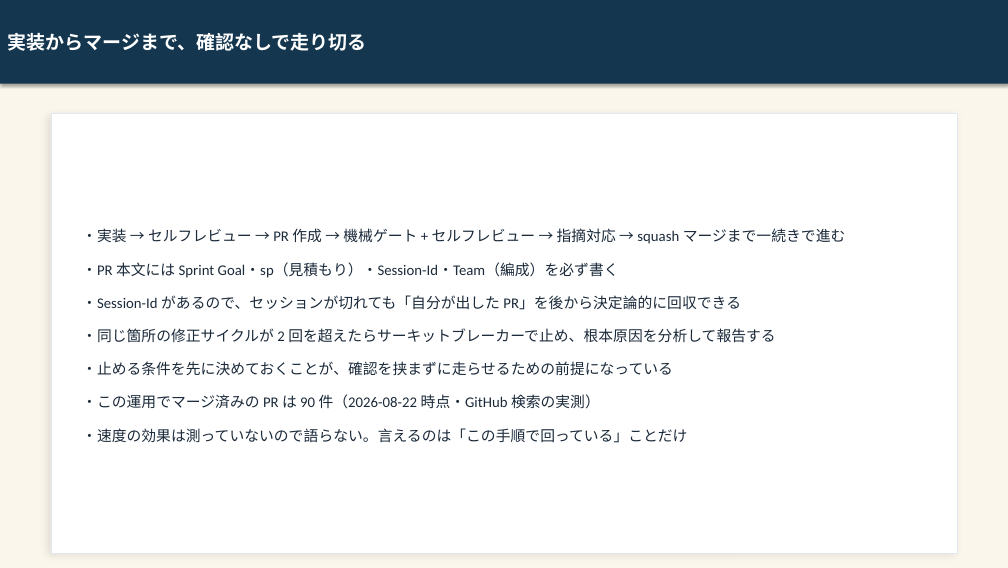
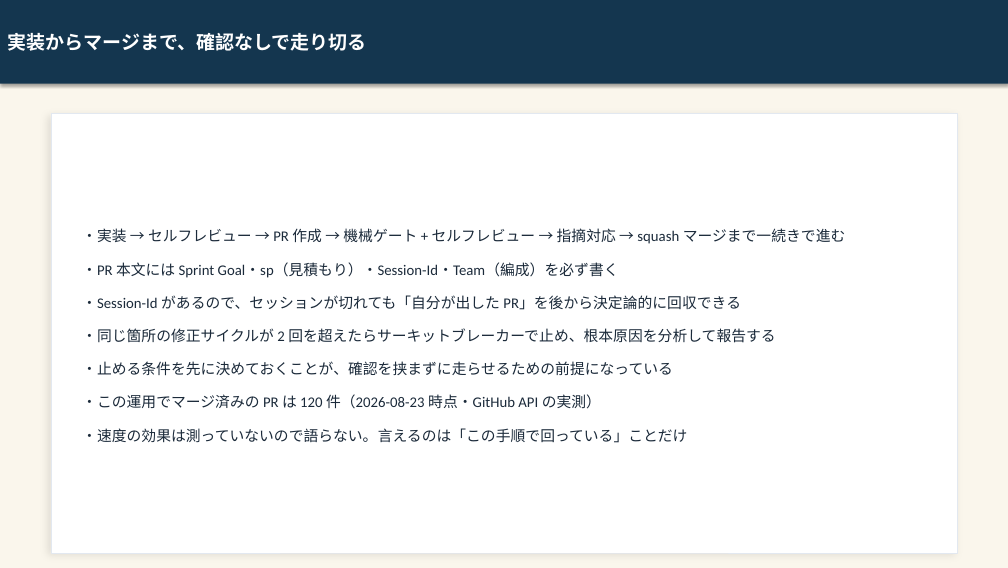
Before and after one commit to kai-kou/gem-hunter, a slide deck: slide 15 of content/slides/project-explanation-20260822/output/gem-hunter_text.pptx (slide 14 before the commit). Drawn at 1008x568 pixels with LibreOffice and Linux fonts; fonts in the diff are those of the drawing. Boxes give left, top, right and bottom in pixels: in the first picture for what was removed or moved away, otherwise in the second. Text is boxed around its words. In the diff, an @@ line names an element or a change of style, - is before the commit and + after.

```diff
--- a/content/slides/project-explanation-20260822/output/gem-hunter_text.pptx
+++ b/content/slides/project-explanation-20260822/output/gem-hunter_text.pptx
@@ text at box(82, 394, 601, 409): text changed @@
-・この運用でマージ済みの PR は 90 件（2026-08-22 時点・GitHub 検索の実測）
+・この運用でマージ済みの PR は 120 件（2026-08-23 時点・GitHub API の実測）
```
Also in this commit, not shown: 11 other slides changed, 2 slides added, 4 other files.
